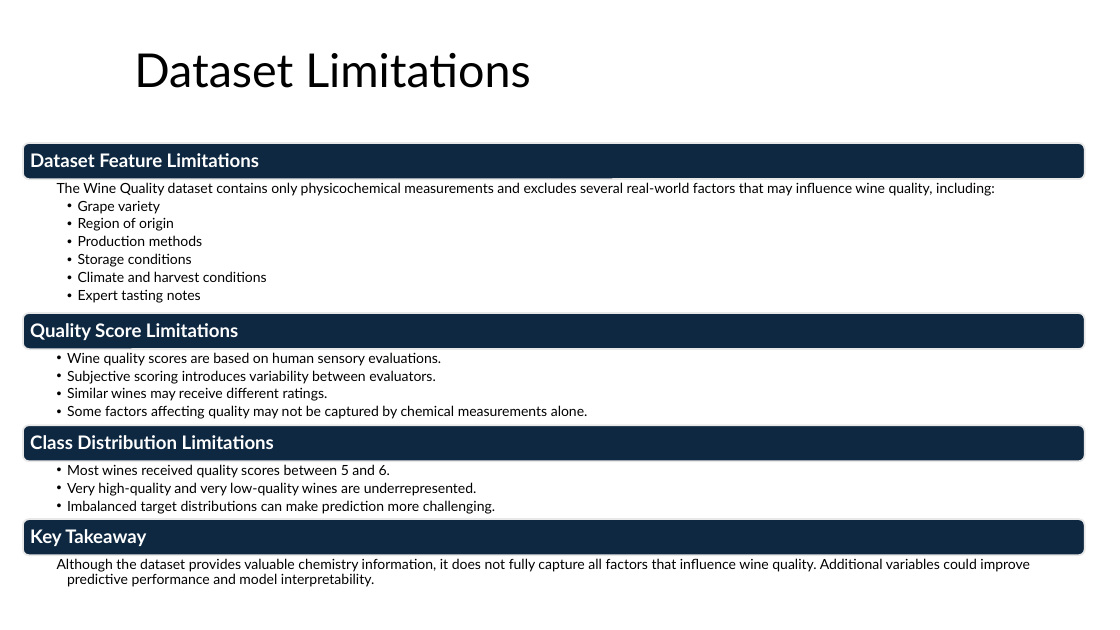
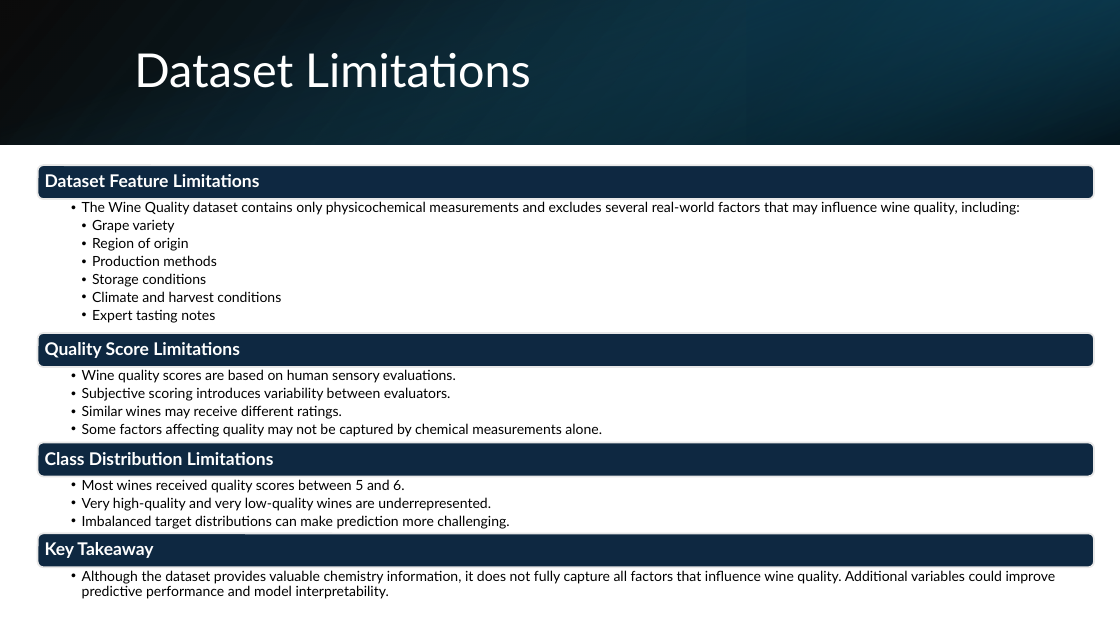
Before and after one commit to niecestroa/pro-ibm-ml-course-projects, a slide deck: slide 30 of neural-network-optimization/report/Deep Learning for Wine Quality Prediction.pptx (slide 31 before the commit). Drawn at 1120x630 pixels with LibreOffice and Linux fonts; fonts in the diff are those of the drawing. Boxes give left, top, right and bottom in pixels: in the first picture for what was removed or moved away, otherwise in the second. Text is boxed around its words. In the diff, an @@ line names an element or a change of style, - is before the commit and + after.

```diff
--- a/neural-network-optimization/report/Deep Learning for Wine Quality Prediction.pptx
+++ b/neural-network-optimization/report/Deep Learning for Wine Quality Prediction.pptx
@@ rectangle added at <box>0,0,1120,145</box>, fill gradient #000000 to #104862 @@
@@ rectangle added at <box>0,0,1120,145</box>, fill gradient #156082 to #000000 @@
@@ rectangle added at <box>747,0,1120,145</box>, fill gradient #0B3041 to #156082 @@
@@ title "Dataset Limitations" at <box>134,53,531,88</box>: text colour #000000 to #FFFFFF @@
@@ rounded rectangle: place and size @@
-rounded rectangle at <box>23,143,1085,179</box>
+rounded rectangle at <box>38,166,1095,199</box>
@@ size 16 to 15 pt in 4 elements at <box>45,542,153,558</box>, <box>45,452,274,465</box>, <box>45,342,240,358</box>, <box>45,174,260,187</box> @@
@@ text "Dataset Feature Limitations": place and size @@
-text "Dataset Feature Limitations" at <box>30,153,259,167</box>
+text "Dataset Feature Limitations" at <box>45,174,260,187</box>
@@ text "The Wine Quality dataset contains ...": place and size @@
-text "The Wine Quality dataset contains ..." at <box>57,182,995,303</box>
+text "The Wine Quality dataset contains ..." at <box>82,201,1020,323</box>
@@ text at <box>82,201,1020,215</box>: bullet none to • @@
@@ rounded rectangle: place and size @@
-rounded rectangle at <box>23,313,1085,350</box>
+rounded rectangle at <box>38,334,1095,367</box>
@@ text "Quality Score Limitations": place and size @@
-text "Quality Score Limitations" at <box>30,323,238,340</box>
+text "Quality Score Limitations" at <box>45,342,240,358</box>
@@ text "Wine quality scores are based ...": place and size @@
-text "Wine quality scores are based ..." at <box>67,352,588,419</box>
+text "Wine quality scores are based ..." at <box>82,369,602,437</box>
@@ rounded rectangle: place and size @@
-rounded rectangle at <box>23,425,1085,461</box>
+rounded rectangle at <box>38,443,1095,476</box>
@@ text "Class Distribution Limitations": place and size @@
-text "Class Distribution Limitations" at <box>30,435,274,449</box>
+text "Class Distribution Limitations" at <box>45,452,274,465</box>
@@ text "Most wines received quality scores ...": place and size @@
-text "Most wines received quality scores ..." at <box>67,464,495,514</box>
+text "Most wines received quality scores ..." at <box>82,479,509,529</box>
@@ rounded rectangle: place and size @@
-rounded rectangle at <box>23,519,1085,555</box>
+rounded rectangle at <box>38,534,1095,567</box>
@@ text "Key Takeaway": place and size @@
-text "Key Takeaway" at <box>30,529,146,546</box>
+text "Key Takeaway" at <box>45,542,153,558</box>
@@ text "Although the dataset provides valuable ...": place and size @@
-text "Although the dataset provides valuable ..." at <box>57,558,1030,587</box>
+text "Although the dataset provides valuable ..." at <box>82,570,1056,599</box>
@@ text "Although the dataset provides valuable ..." at <box>82,570,1056,599</box>: bullet none to • @@
```
Also in this commit, not shown: 19 other slides changed, 5 slides added, 6 slides removed, 6 other files.
